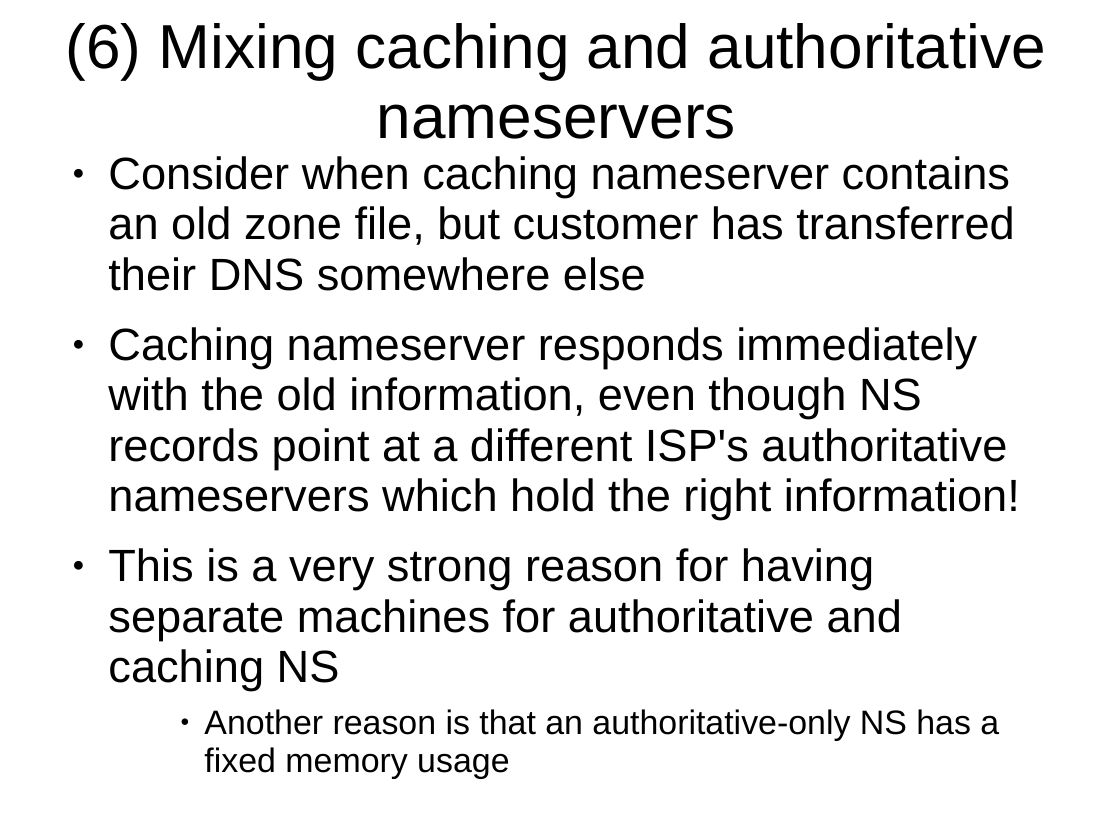
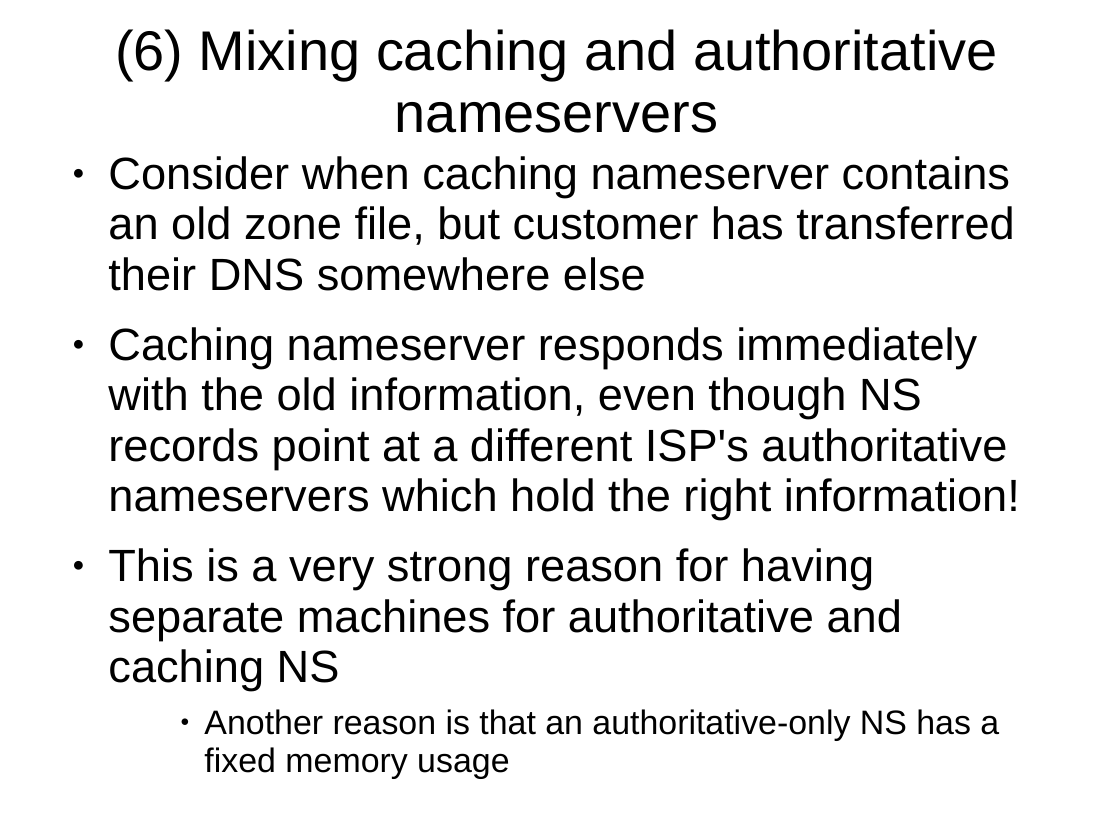
Before and after one commit to afnog/sse, a slide deck: slide 27 of dns/dns2-presentation.pptx. Drawn at 1120x840 pixels with LibreOffice and Linux fonts; fonts in the diff are those of the drawing; background and template pictures are left out. Boxes give left, top, right and bottom in pixels: in the first picture for what was removed or moved away, otherwise in the second. Text is boxed around its words. In the diff, an @@ line names an element or a change of style, - is before the commit and + after.

```diff
--- a/dns/dns2-presentation.pptx
+++ b/dns/dns2-presentation.pptx
@@ title "(6) Mixing caching and authoritative ..." at (115, 29, 997, 133): size 44 to 39.6 pt @@
```
Also in this commit, not shown: 1 other slide changed.
